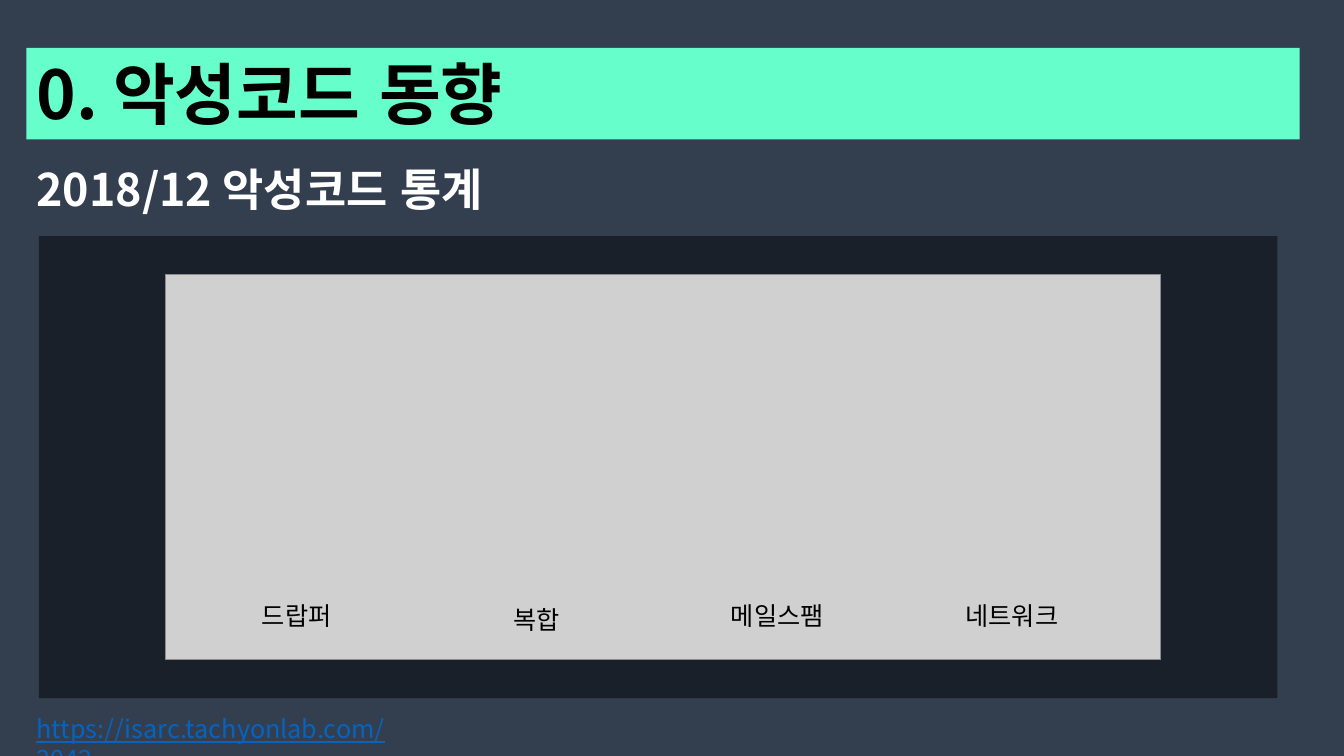
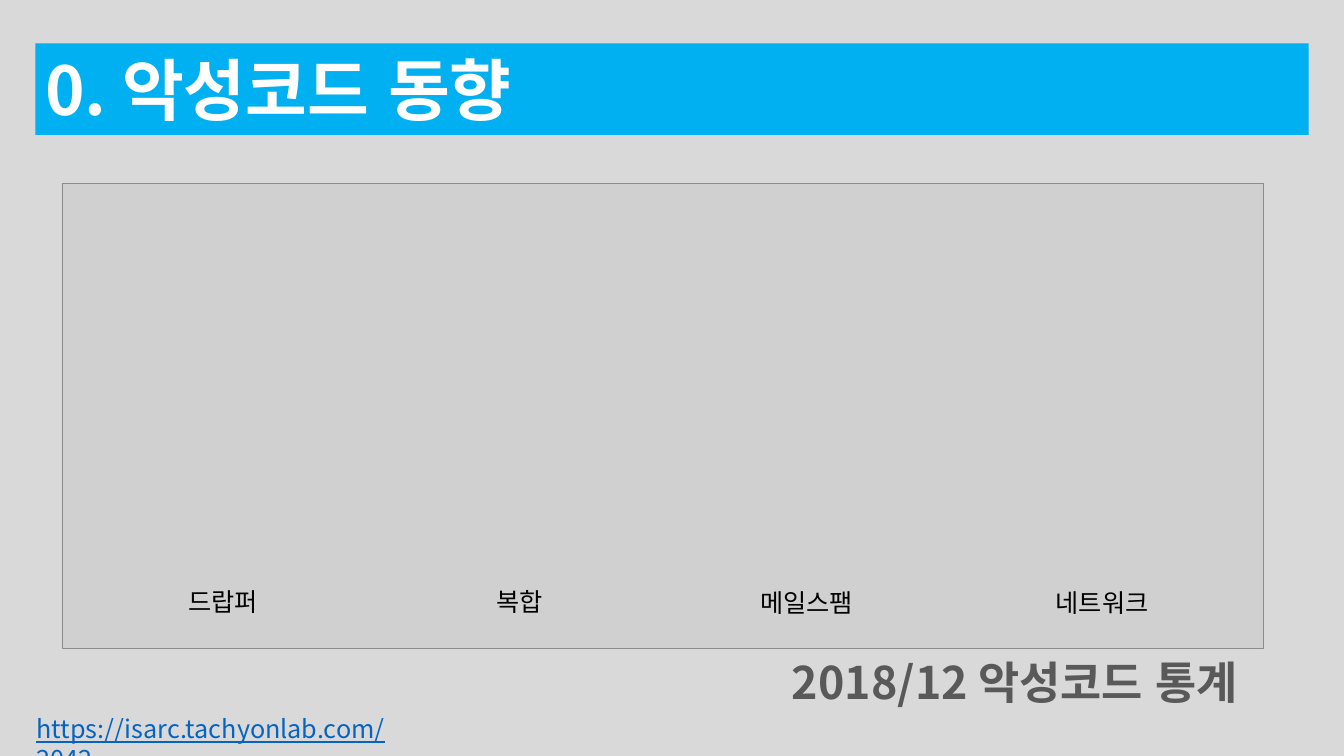
Before and after one commit to traitor0213/universal-shellcode, a slide deck: slide 4 of 123545.pptx. Drawn at 1344x756 pixels with LibreOffice and Linux fonts; fonts in the diff are those of the drawing; grey boxes stand for pictures. Boxes give left, top, right and bottom in pixels: in the first picture for what was removed or moved away, otherwise in the second. Text is boxed around its words. In the diff, an @@ line names an element or a change of style, - is before the commit and + after.

```diff
--- a/123545.pptx
+++ b/123545.pptx
@@ background #333F50 to #D9D9D9 @@
@@ rectangle "0. 악성코드 동향": place and size @@
-rectangle "0. 악성코드 동향" at [26,47,1300,139]
+rectangle "0. 악성코드 동향" at [35,43,1309,135]
@@ rectangle "0. 악성코드 동향" at [35,43,1309,135]: text colour #000000 to #FFFFFF; fill #66FFCC to #00B0F0 @@
@@ picture: place and size @@
-picture at [165,274,1160,659]
+picture at [63,184,1263,648]
@@ rectangle removed at [38,236,1277,698] @@
@@ text "드랍퍼": place and size @@
-text "드랍퍼" at [262,604,332,627]
+text "드랍퍼" at [188,590,258,613]
@@ text "복합": place and size @@
-text "복합" at [514,608,560,631]
+text "복합" at [496,590,542,613]
@@ text "메일스팸": place and size @@
-text "메일스팸" at [731,604,824,627]
+text "메일스팸" at [760,591,853,614]
@@ text "네트워크": place and size @@
-text "네트워크" at [965,604,1058,627]
+text "네트워크" at [1056,591,1149,614]
@@ text "2018/12 악성코드 통계": place and size @@
-text "2018/12 악성코드 통계" at [36,168,482,214]
+text "2018/12 악성코드 통계" at [792,661,1238,707]
@@ text "2018/12 악성코드 통계" at [792,661,1238,707]: text colour #FFFFFF to #595959 @@
```
Also in this commit, not shown: 19 other slides changed, 4 slides added, 3 slides removed.
